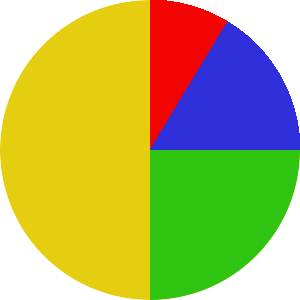
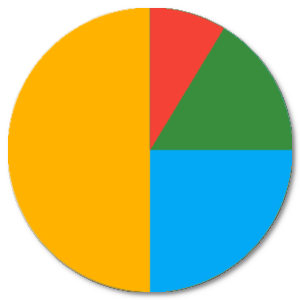
Comparing the layer stacks of the two (300, 300) images. Changes:
renamed "tarcza_czerwona" to "tarcza_5m", painted on it over 149, 0, 228, 151
renamed "tarcza_niebieska" to "tarcza_10m", painted on it over 149, 0, 300, 151
renamed "tarcza_zielona" to "tarcza_15m", painted on it over 149, 0, 300, 300
renamed "tarcza" to "tarcza_30m", painted on it over 0, 0, 300, 300
